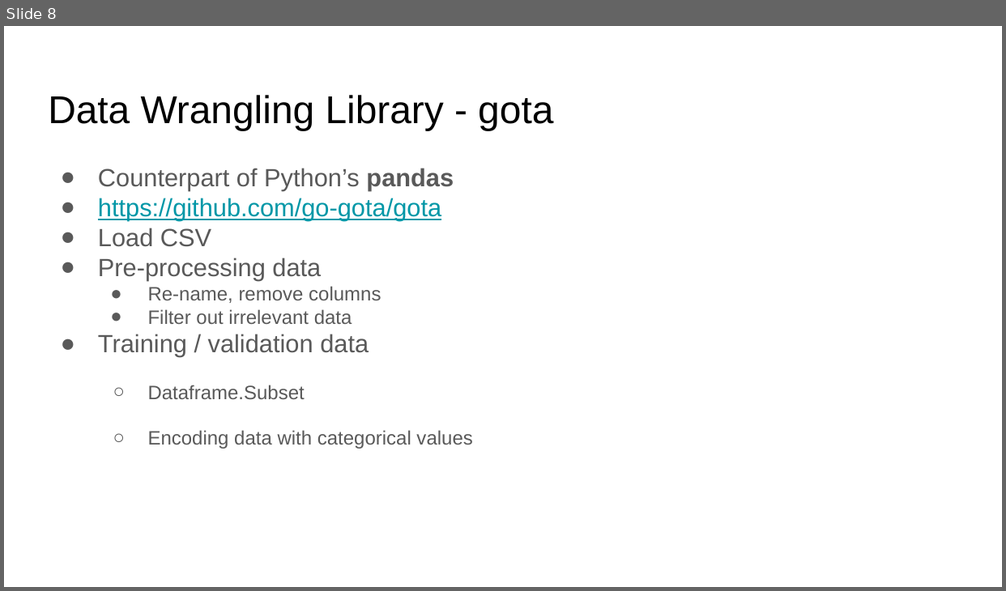
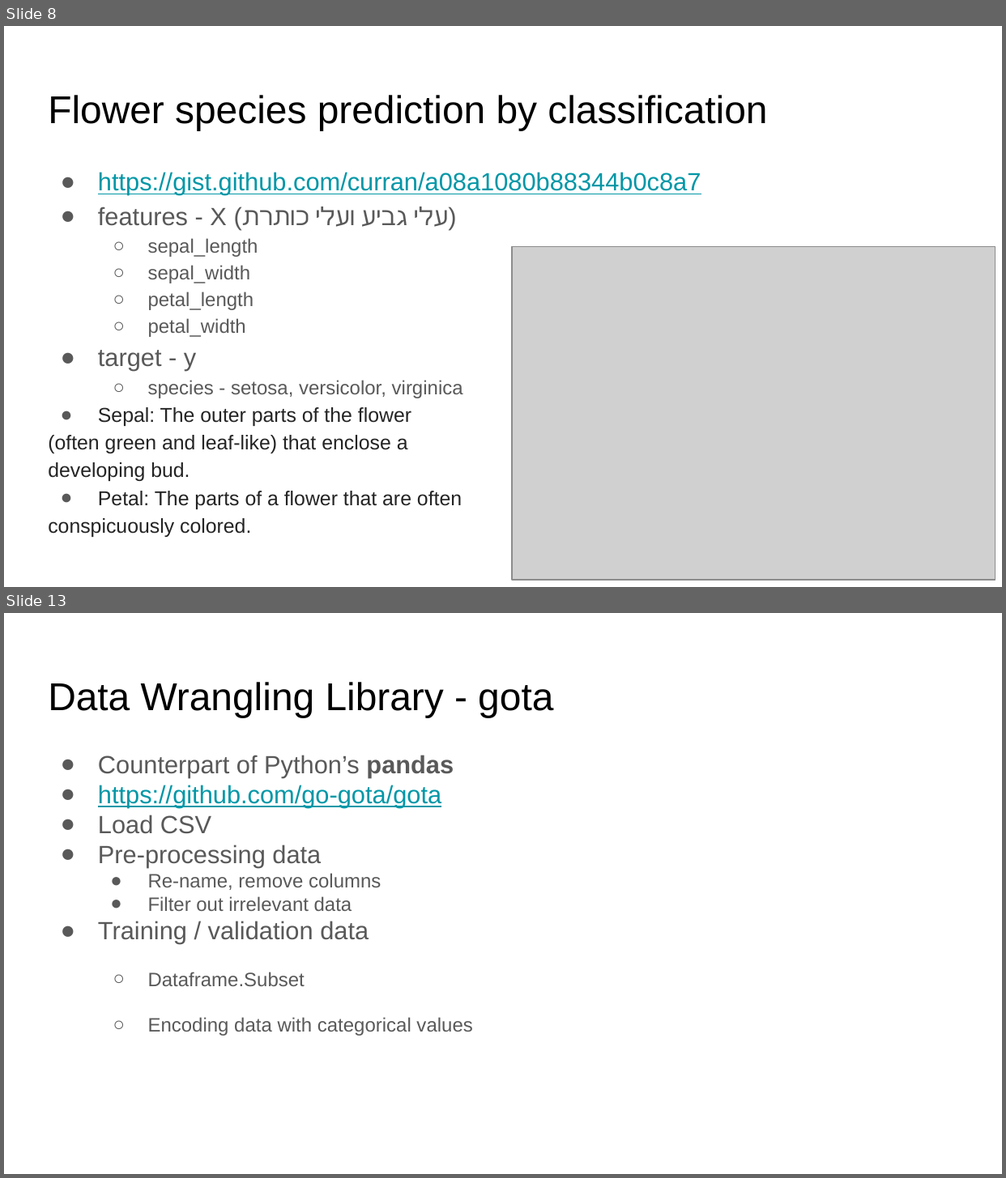
Before and after one commit to ephraimberkovitch/golang_ml, a slide deck: Go ML Meetup.pptx. Shown one above the other, each under a label of ours: slide 8 before the commit, slides 8 and 13 after it; the slides between them are not shown. The pictures are 1006x591 and 1006x1178 pixels, drawn with LibreOffice and Linux fonts; fonts in the diff are those of the drawing; grey boxes stand for pictures. Boxes give left, top, right and bottom in pixels: in the first picture for what was removed or moved away, otherwise in the second. Text is boxed around its words. In the diff, an @@ line names an element or a change of style, - is before the commit and + after.

```diff
--- a/Go ML Meetup.pptx
+++ b/Go ML Meetup.pptx
@@ slide 8 added at <box>4,26,1002,587</box>, background #FFFFFF @@
@@ title added at <box>48,95,767,130</box>, 28 pt, text #000000 @@
+Flower species prediction by classification
@@ text added at <box>48,172,701,537</box>, 14.5 pt, text #242424 @@
+● https://gist.github.com/curran/a08a1080b88344b0c8a7
+● features - X (עלי גביע ועלי כותרת)
+  ○ sepal_length
+  ○ sepal_width
+  ○ petal_length
+  ○ petal_width
+● target - y
+  ○ species - setosa, versicolor, virginica
+● Sepal: The outer parts of the flower
+(often green and leaf-like) that enclose a
+developing bud.
+● Petal: The parts of a flower that are often
+conspicuously colored.
@@ picture added at <box>512,246,995,580</box> @@
@@ what was slide 8 is now slide 13 @@
```
Also in this commit, not shown: 2 slides changed, 10 other slides added, 8 slides removed, 8 other files.
